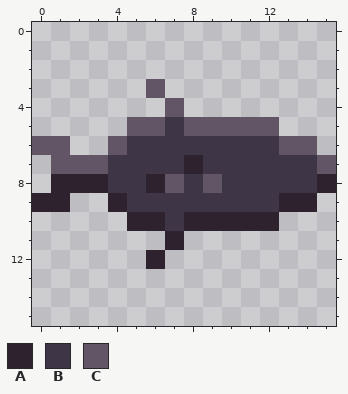
Pixel-art file: graphics/projecttiles/rocket.aseprite. The first picture shows the starting point.
16x16 pixels, 1 frame.
Palette (. is transparent): A #2e222f  B #3e3546  C #625565
Pixels before, first column x 0:
 3 ......C.........
 4 .......C........
 5 .....CCBCCCCC...
 6 CC..CBBBBBBBBCC.
 7 .CCCBBBBABBBBBBC
 8 .AAABBACBCBBBBBA
 9 AA..ABBBBBBBBAA.
10 .....AABAAAAA...
11 .......A........
12 ......A.........
Once edited:
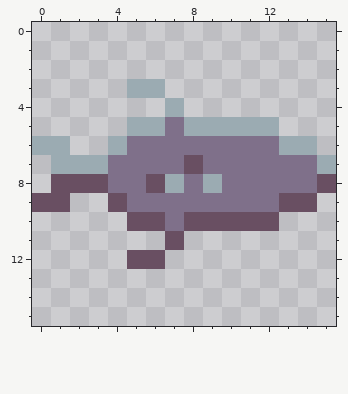
Diff:
colour A: #2e222f -> #694f62
colour B: #3e3546 -> #7f708a
colour C: #625565 -> #9babb2
Changed rows in their new state; - is a pixel that keeps its letter.
first column x 5:
 3 C
first column x 5:
12 A
